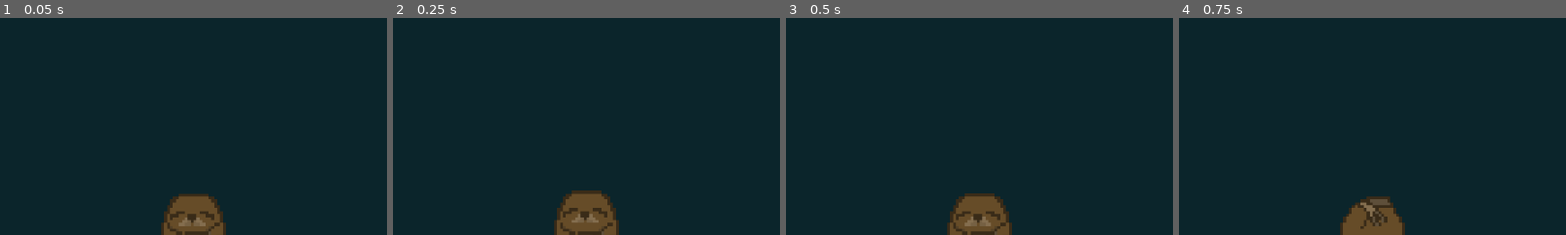
Above: before the commit, frames 1-4 (left to right).
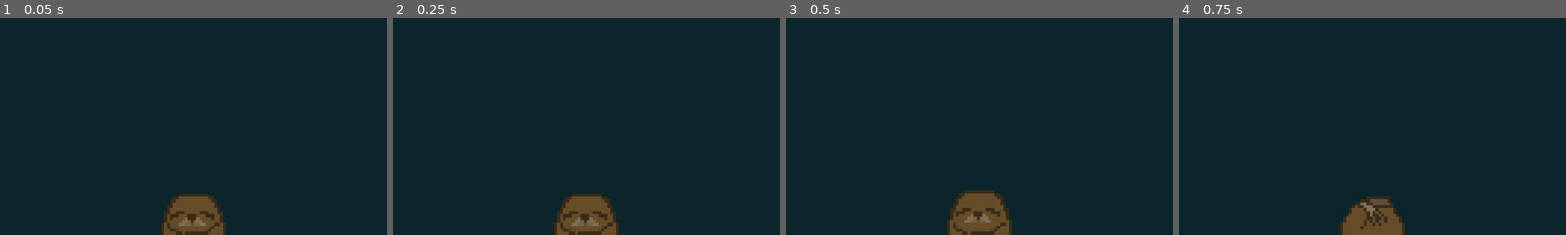
Above: after the commit, the same moments.

Repository: loumonti/bleble
Game: Godot game, scene res://node_2d.tscn
Two runs of this game, one before a commit and one after it. Both use one fixed random seed, a clock stepped at 60 frames per second and the inputs below.
Inputs:
- Up to frame 1 (0.05 s): no input
- Up to frame 2 (0.25 s): no input
- Up to frame 3 (0.5 s): no input
- Up to frame 4 (0.75 s): tap Enter (ui_accept) at 0.5 s; hold Right (ui_right) from 0.53 s (still down); tap Alt at 0.6 s
The pictures show only the part of the screen within x 24-74%, y 0-50%; the shares and areas given below are measured in that part.

Frame 1 is identical in both runs. In frame 2, 0.8% of the frame differs, in the area x 41-59%, y 79-96%; in frame 3, 0.8%; in frame 4, nothing differs.

Commit message:
change fps rate for topomonti

Diff:
--- a/bleble/topo.tscn
+++ b/bleble/topo.tscn
@@ -39,7 +39,7 @@
 }],
 "loop": true,
 "name": &"idle",
-"speed": 5.0
+"speed": 3.0
 }, {
 "frames": [{
 "duration": 1.0,
@@ -71,7 +71,7 @@
 position = Vector2(-2, -2)
 scale = Vector2(0.875, 0.875)
 sprite_frames = SubResource("SpriteFrames_ia083")
-animation = &"rolling"
+animation = &"idle"
 
 [node name="Camera2D" type="Camera2D" parent="."]
 zoom = Vector2(5, 5)
